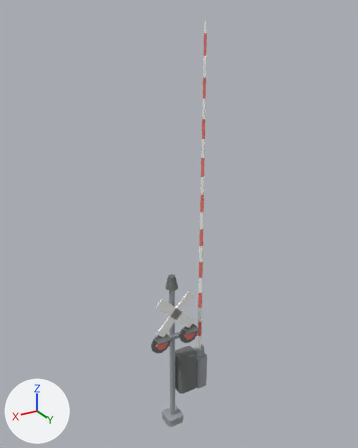
The glTF model web/public/models/crossing-gate-2.glb, before and after one commit.
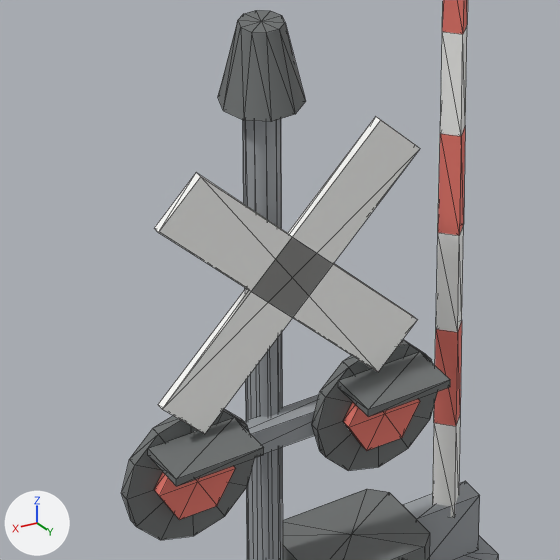
There are two pictures of each version: one whole from a camera (50 mm lens) standing at (0.516, 0.893, 1.018) and looking at (-0.03, -0.016, 0.563), one close up on the part from 37% to 60% of the width and 61% to 80% of the height. Lighting does not change. The marker at lower left points along +X, +Y and +Z. The last two pictures show the newer version. The close-ups show mesh edges as thin lines. Vertices at exactly the same position are counted once.

Before the edit, the objects in view are built like this:
```python
me_crossing_gate_2 = bpy.data.meshes.new('crossing-gate-2')
me_crossing_gate_2.from_pydata(...)  # 322 vertices, 624 faces; spans x -0.1..0.067, y -0.023..0.038, z 0.0..1.0
# faces by material slot: [128, 192, 24, 192, 88]
me_crossing_gate_2.materials.append(mat_steel)  # grey #9ba0a4
me_crossing_gate_2.materials.append(mat_housing)  # grey #6f7373
me_crossing_gate_2.materials.append(mat_sign)  # white #fafaf8
me_crossing_gate_2.materials.append(mat_lens_red)  # red #ef7c6f
me_crossing_gate_2.materials.append(mat_tape)  # white #f9f9f7
ob_crossing_gate_2 = bpy.data.objects.new('crossing-gate-2', me_crossing_gate_2)
ob_crossing_gate_2.location = (0.0, 0.0, 0.0)
```
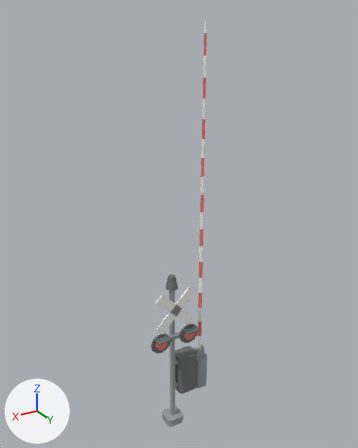
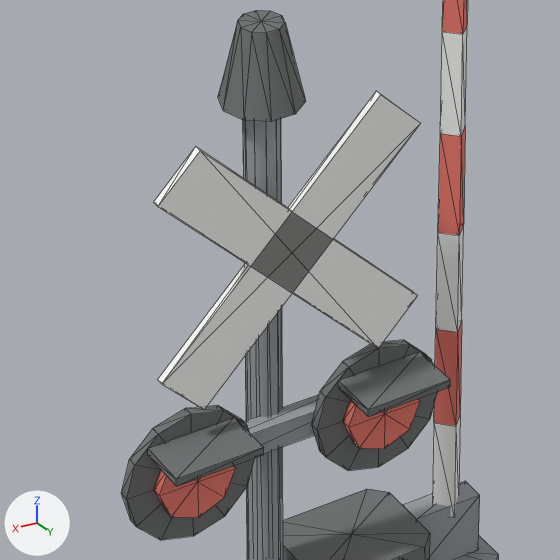
Boxes (x1, y1, x2, y2) around the edits, measured in the close-ups (560 x 560 px; the box of a moved part takes in the faces that stretch with it):
part 1 of me_crossing_gate_2, moved or reshaped
    before: (154, 173, 417, 372)
    after: (154, 147, 418, 348)
part 2 of me_crossing_gate_2, moved or reshaped
    before: (158, 117, 420, 434)
    after: (158, 91, 420, 410)
part 3 of me_crossing_gate_2, moved or reshaped
    before: (154, 399, 420, 520)
    after: (154, 399, 420, 518)

Diff of the bpy script that builds the scene:
```diff
--- a/web/public/models/crossing-gate-2.glb.py
+++ b/web/public/models/crossing-gate-2.glb.py
@@ me_crossing_gate_2 @@
 # used by ob_crossing_gate_2; location = (0.0, 0.0, 0.0)
-me_crossing_gate_2.from_pydata(...)  # 322 vertices, 624 faces; spans x -0.1..0.067, y -0.023..0.038, z 0.0..1.0
+me_crossing_gate_2.from_pydata(...)  # 354 vertices, 676 faces; spans x -0.1..0.067, y -0.023..0.038, z 0.0..1.0
+# me_crossing_gate_2 part 1: the loose piece of 8 vertices spanning x -0.054..0.054, y 0.018..0.021, z 0.293..0.401 is moved by (0.0, 0.0, 0.011)
+# me_crossing_gate_2 part 2: the loose piece of 8 vertices spanning x -0.054..0.054, y 0.018..0.021, z 0.293..0.401 is moved by (0.0, 0.0, 0.011)
+# me_crossing_gate_2 part 3
+# 16 faces are deleted
+# 4 vertices in x -0.032..0.048, y 0.017..0.021, z 0.26 move by (0.003, 0.0, 0.003)
+# 4 vertices in x -0.048..0.032, y 0.017..0.021, z 0.26 move by (-0.003, 0.0, 0.003)
+# 4 vertices in x -0.048..0.032, y 0.017..0.021, z 0.287 move by (-0.003, 0.0, -0.002)
+# 4 vertices in x -0.032..0.048, y 0.017..0.021, z 0.287 move by (0.003, 0.0, -0.002)
+# 8 vertices are added at x -0.04..0.04, y 0.017..0.021, z 0.258..0.289
+# 32 new faces join them, mat_lens_red (red #ef7c6f)
+# other edits to the shape of me_crossing_gate_2 do not show in these pictures
 me_crossing_gate_2.materials.append(mat_steel)
```
